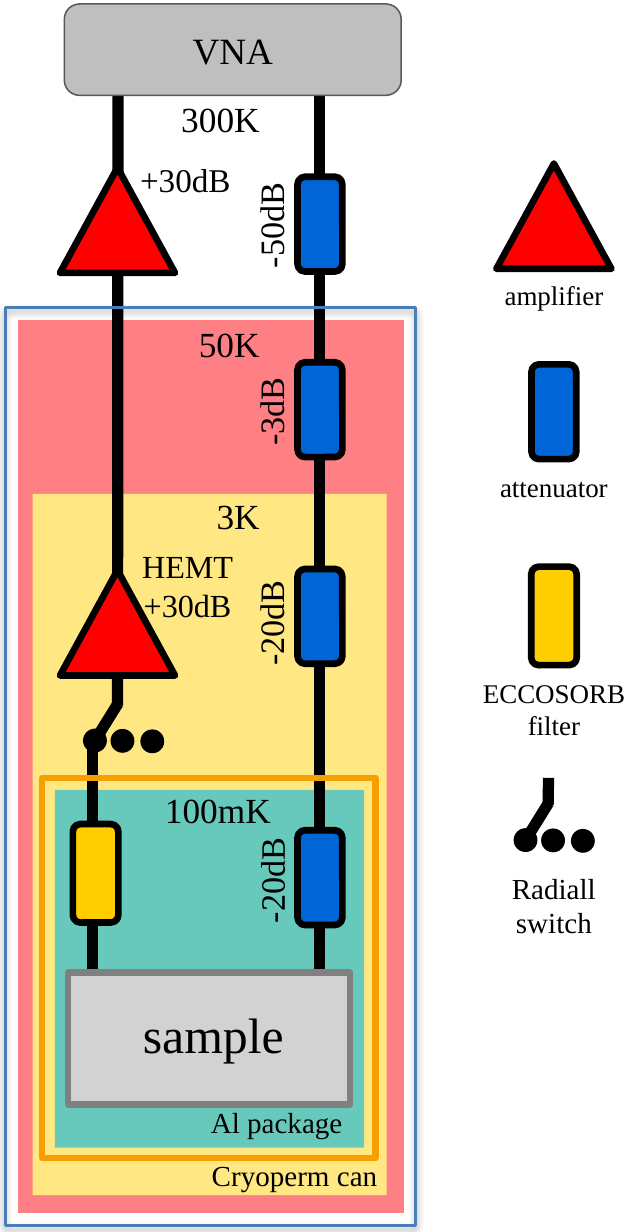
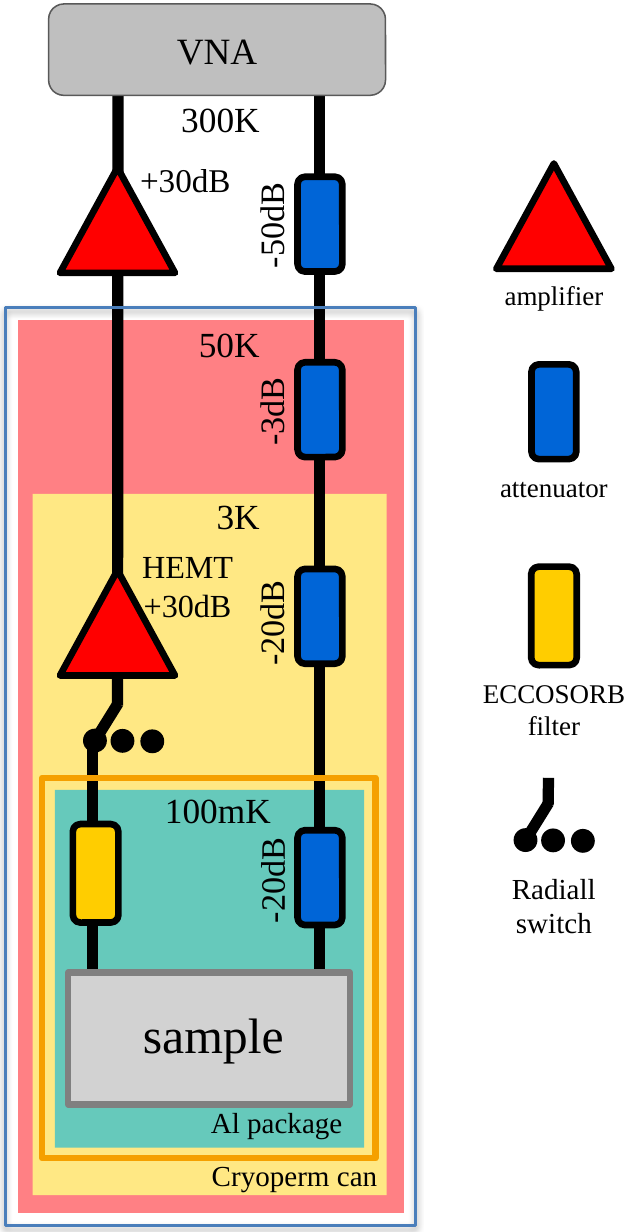
Before and after one commit to Qmodelab/FilmStressed, a slide deck: slide 1 of figures/setup.pptx. Drawn at 635x1232 pixels with LibreOffice and Linux fonts; fonts in the diff are those of the drawing. Boxes give left, top, right and bottom in pixels: in the first picture for what was removed or moved away, otherwise in the second. Text is boxed around its words. In the diff, an @@ line names an element or a change of style, - is before the commit and + after.

```diff
--- a/figures/setup.pptx
+++ b/figures/setup.pptx
@@ rounded rectangle "VNA" moved from (x1=64, y1=4, x2=402, y2=96) to (x1=49, y1=4, x2=387, y2=96) @@
```
Also in this commit, not shown: 9 other files.
